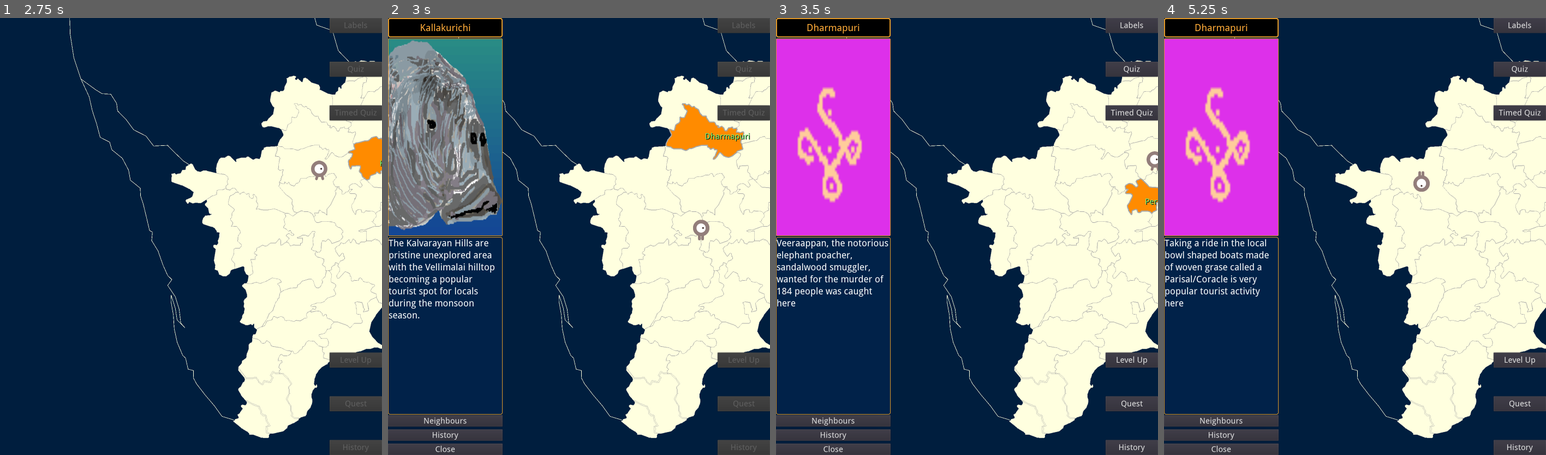
Above: before the commit, frames 1-4 (left to right).
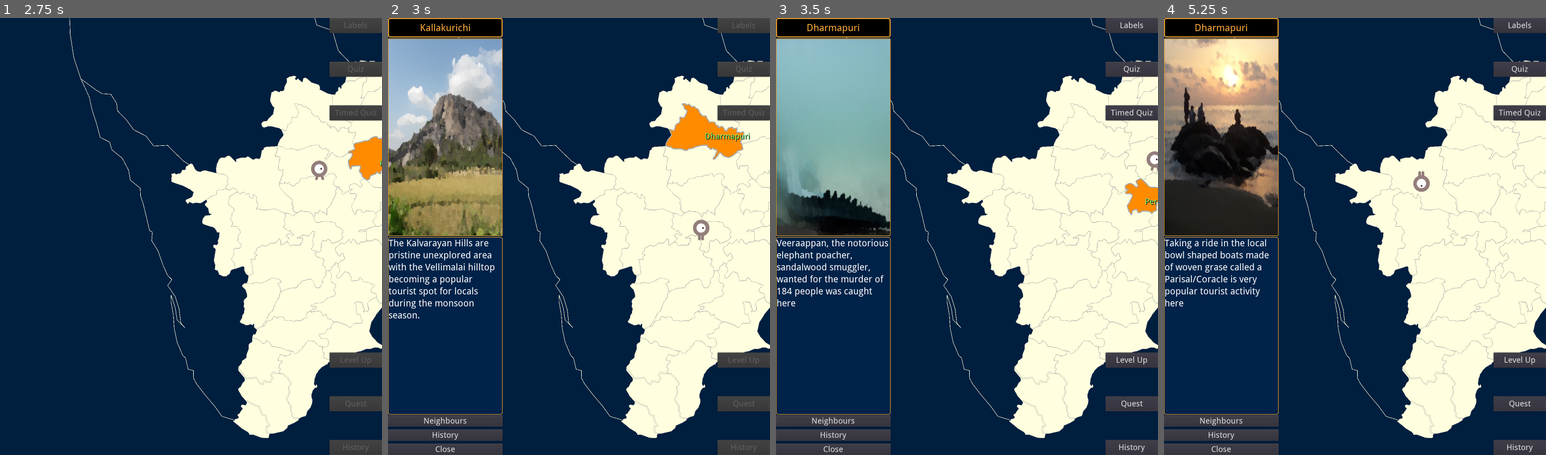
Above: after the commit, the same moments.

Repository: sharun-s/godot-tn
Game: Godot game, scene res://Node2D.tscn
Two runs of this game, one before a commit and one after it. Both use one fixed random seed, a clock stepped at 60 frames per second and the inputs below.
Inputs (mouse positions are in pixels of both pictures, inside the frame that each line leads up to):
- Up to frame 1 (2.75 s): tap Enter at 0.5 s; drag from (370, 188) to (187, 52) at 0.52 s; drag from (202, 188) to (225, 105) at 1.27 s; move the mouse to (366, 149) at 2.02 s; hold Right (ui_right) from 2.03 s (still down); tap Backspace at 2.1 s; click (366, 149) at 2.17 s
- Up to frame 2 (3 s): release Right (ui_right) at 2.75 s; drag from (666, 105) to (758, 188) at 2.77 s
- Up to frame 3 (3.5 s): no input
- Up to frame 4 (5.25 s): drag from (1412, 232) to (1530, 149) at 3.52 s; drag from (1381, 144) to (1530, 149) at 4.27 s; move the mouse to (1511, 135) at 5.02 s; hold Down (ui_down) from 5.03 s (still down); hold Mouse wheel up (zoom_in) from 5.03 s (still down); click (1511, 135) at 5.17 s

Frame 1 is identical in both runs. In frame 2, 13% of the frame differs, in the area x 0-30%, y 4-50%; in frame 3, 13%; in frame 4, 13%.

Commit message:
filler pic dump

Diff:
--- a/InfoCenter.gd
+++ b/InfoCenter.gd
@@ -179,17 +179,30 @@
 
 var dummyimg=[
 	#panther(),
-	preload("res://panther_2.png"),
+	preload("res://panther_3.png"),
 	preload("res://nat.png"),
 	preload("res://elephant.png"),
 	preload("res://flame.png"),
 	sea(),
+	preload("res://dance.png"),
 	preload("res://kolam.png"),
 	preload("res://dugong.png"),
 	#preload("res://paddy.png"),
 	#preload("res://temple.png"),
-	#preload("res://templecar.png"),
 	#preload("res://handloom.png"),
+	preload("res://kaveri.png"),
+	preload("res://templegopuram.png"),
+	preload("res://athangudi.png"),
+	preload("res://chariot.jpg"),
+	preload("res://saree.png"),
+	preload("res://saree-2.png"),
+	preload("res://zari.png"),
+	preload("res://croc.png"),
+	preload("res://beach.png"),
+	preload("res://fisherman.png"),
+	preload("res://marigold.png"),
+	preload("res://gingee.png"),
+	preload("res://lights.png")
 	]
 # Called when the node enters the scene tree for the first time.
 func _ready():
Binary file added: athangudi.png
Not shown, added: athangudi.png.import
Binary file added: beach.png
Not shown, added: beach.png.import
Binary file added: chariot.jpg
Not shown, added: chariot.jpg.import
Binary file added: croc.png
Not shown, added: croc.png.import
Binary file added: dance.png
Not shown, added: dance.png.import
Binary file added: fisherman.png
Not shown, added: fisherman.png.import
(and 18 more such lines)
